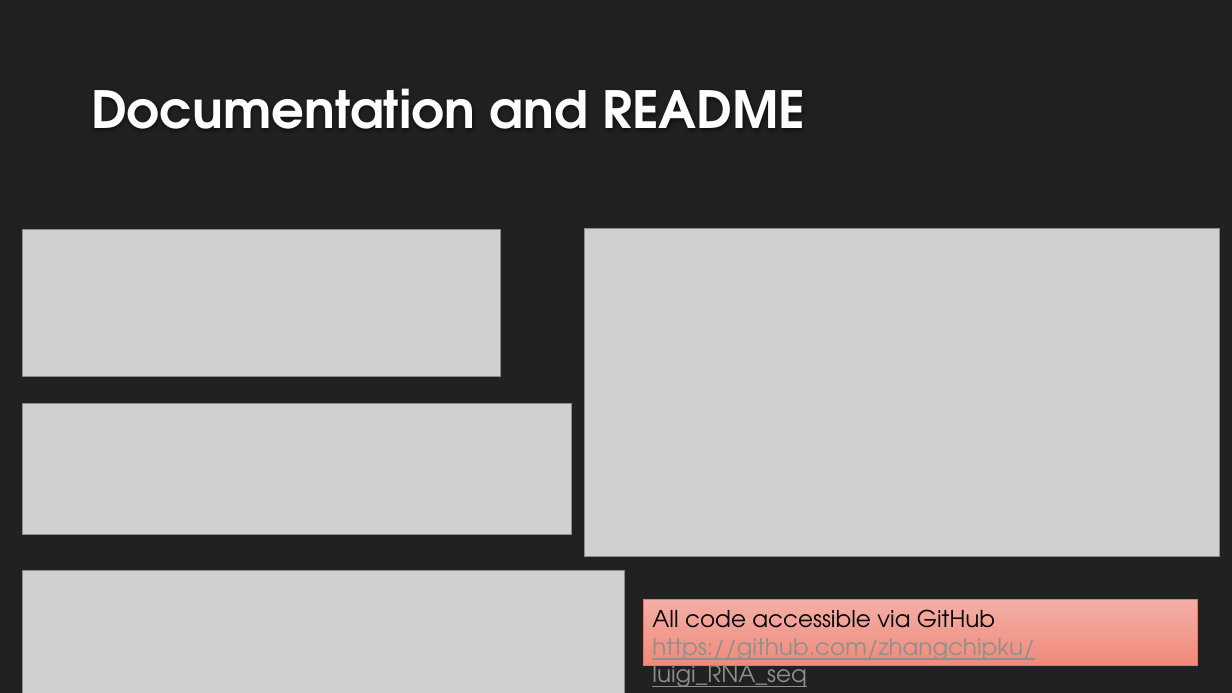
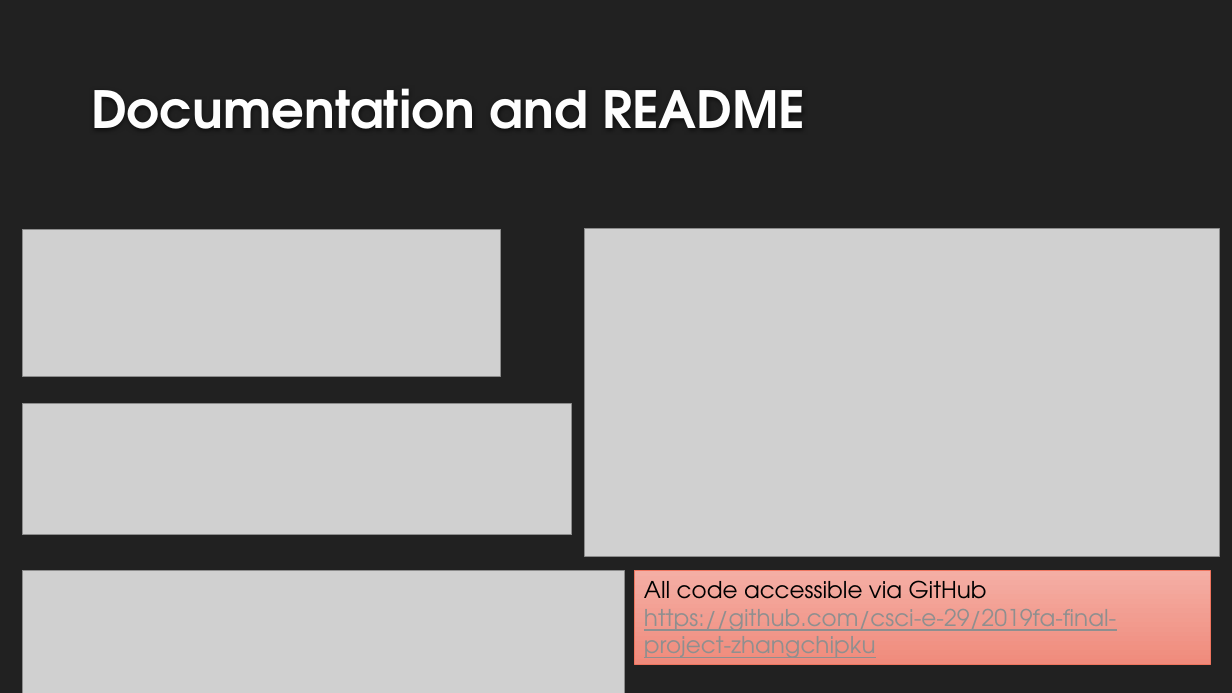
Before and after one commit to zhangchipku/luigi_RNA_seq, a slide deck: slide 17 of Using Luigi to control RNA-seq data processing pipeline.pptx (slide 15 before the commit). Drawn at 1232x693 pixels with LibreOffice and Linux fonts; fonts in the diff are those of the drawing; grey boxes stand for pictures; background and template pictures are left out. Boxes give left, top, right and bottom in pixels: in the first picture for what was removed or moved away, otherwise in the second. Text is boxed around its words. In the diff, an @@ line names an element or a change of style, - is before the commit and + after.

```diff
--- a/Using Luigi to control RNA-seq data processing pipeline.pptx
+++ b/Using Luigi to control RNA-seq data processing pipeline.pptx
@@ rectangle "All code accessible via GitHub": place and size @@
-rectangle "All code accessible via GitHub" at (643, 600, 1198, 665)
+rectangle "All code accessible via GitHub" at (635, 571, 1211, 665)
@@ text in rectangle at (644, 609, 1116, 658): text changed @@
-https://github.com/zhangchipku/luigi_RNA_seq
+https://github.com/csci-e-29/2019fa-final-project-zhangchipku
```
Also in this commit, not shown: 1 other slide changed, 2 slides added, 3 other files.
